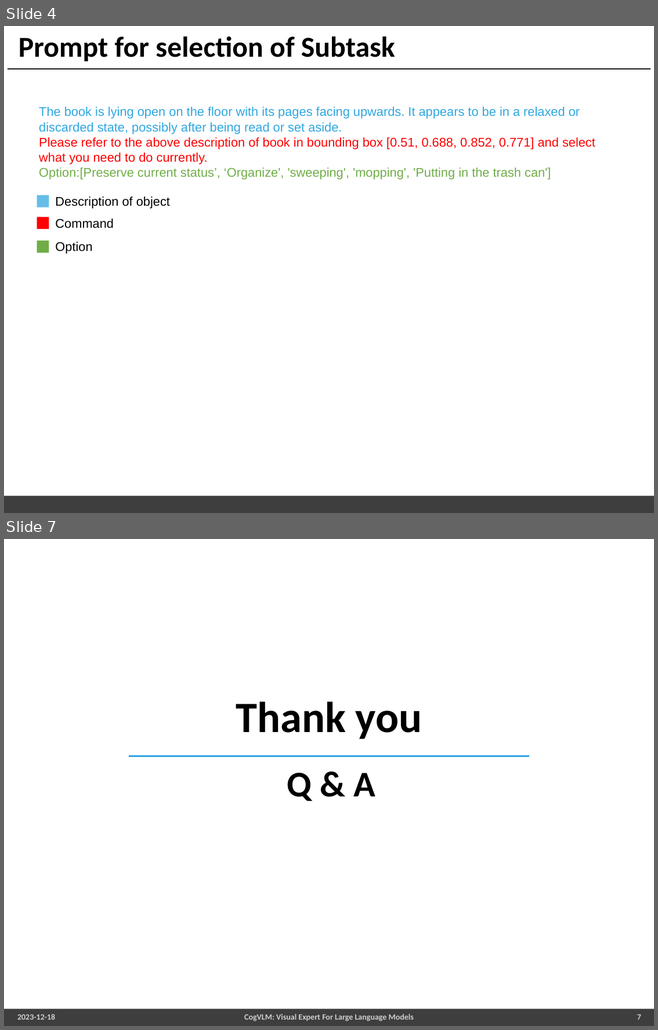
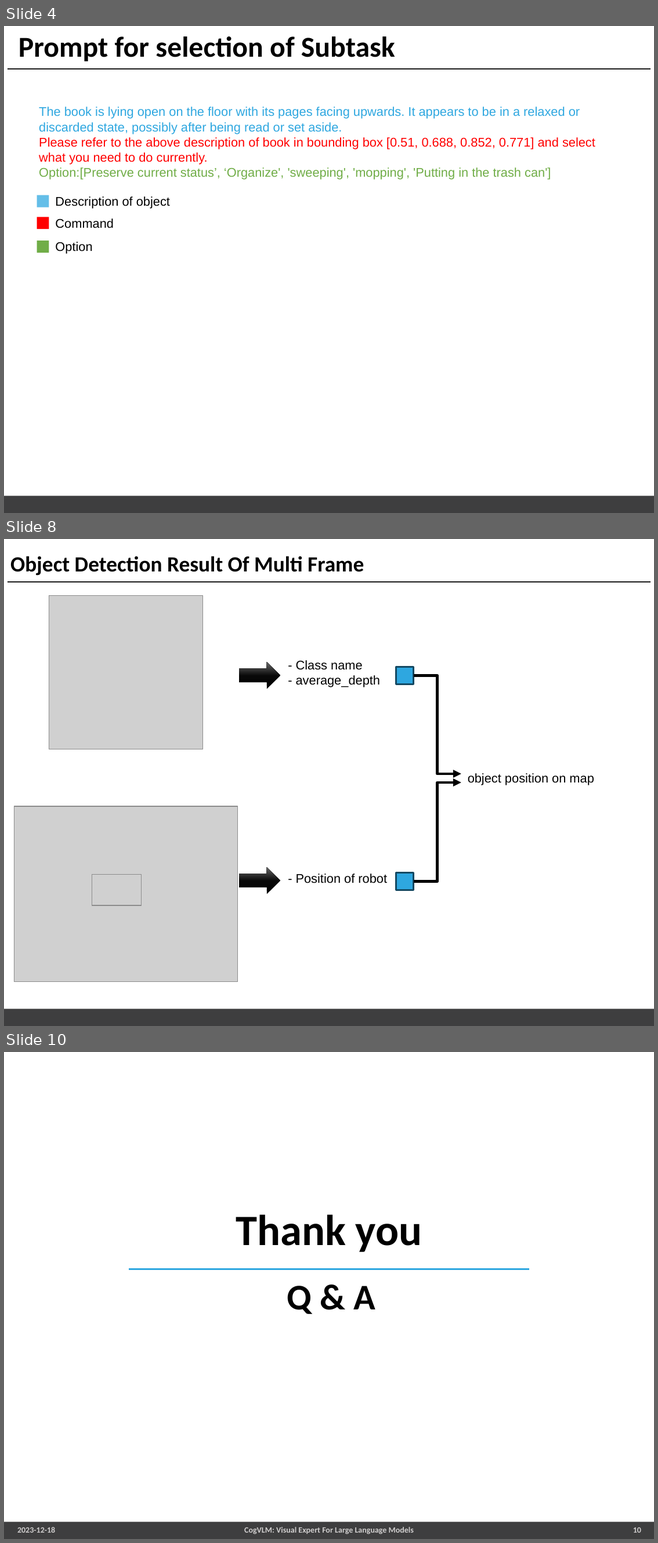
Before and after one commit to choibigo/uninstructed_robot, a slide deck: docs/ppt/여러 구조 정리.pptx. Shown one above the other, each under a label of ours: slides 4 and 7 before the commit, slides 4, 8 and 10 after it; the slides between them are not shown. The pictures are 658x1030 and 658x1543 pixels, drawn with LibreOffice and Linux fonts; fonts in the diff are those of the drawing; grey boxes stand for pictures; background and template pictures are left out. Boxes give left, top, right and bottom in pixels: in the first picture for what was removed or moved away, otherwise in the second. Text is boxed around its words. In the diff, an @@ line names an element or a change of style, - is before the commit and + after.

```diff
--- a/docs/ppt/여러 구조 정리.pptx
+++ b/docs/ppt/여러 구조 정리.pptx
@@ slide 8 added at [4, 539, 654, 1026], background #FFFFFF; not listed: 2 template elements that a slide beside it also shows @@
@@ title added at [10, 556, 364, 576], 24 pt, text #000000, bold @@
+Object Detection Result Of Multi Frame
@@ picture added at [49, 595, 203, 749] @@
@@ text added at [296, 660, 380, 687], 14 pt, text #000000 @@
+- Class name
+- average_depth
@@ right arrow added at [239, 663, 280, 689], fill gradient #000000 to #080808 to #666666 @@
@@ rectangle added at [396, 667, 413, 685], fill #2EA7E0, outline #144962 2 pt @@
@@ elbow arrow added from (413, 675) to (460, 774), #000000 3 pt @@
@@ text added at [467, 773, 593, 785], 14 pt, text #000000 @@
+object position on map
@@ elbow arrow added from (413, 881) to (460, 783), #000000 3 pt @@
@@ picture added at [14, 806, 238, 982] @@
@@ right arrow added at [239, 867, 280, 894], fill gradient #000000 to #080808 to #666666 @@
@@ picture added at [92, 875, 140, 906] @@
@@ text added at [296, 874, 387, 884], 14 pt, text #000000 @@
+- Position of robot
@@ rectangle added at [396, 873, 413, 890], fill #2EA7E0, outline #144962 2 pt @@
@@ what was slide 7 is now slide 10 @@
@@ page number at [633, 1528, 641, 1533]: text changed @@
-7
+10
```
Also in this commit, not shown: 3 slides changed, 3 other slides added, 2 other files.
